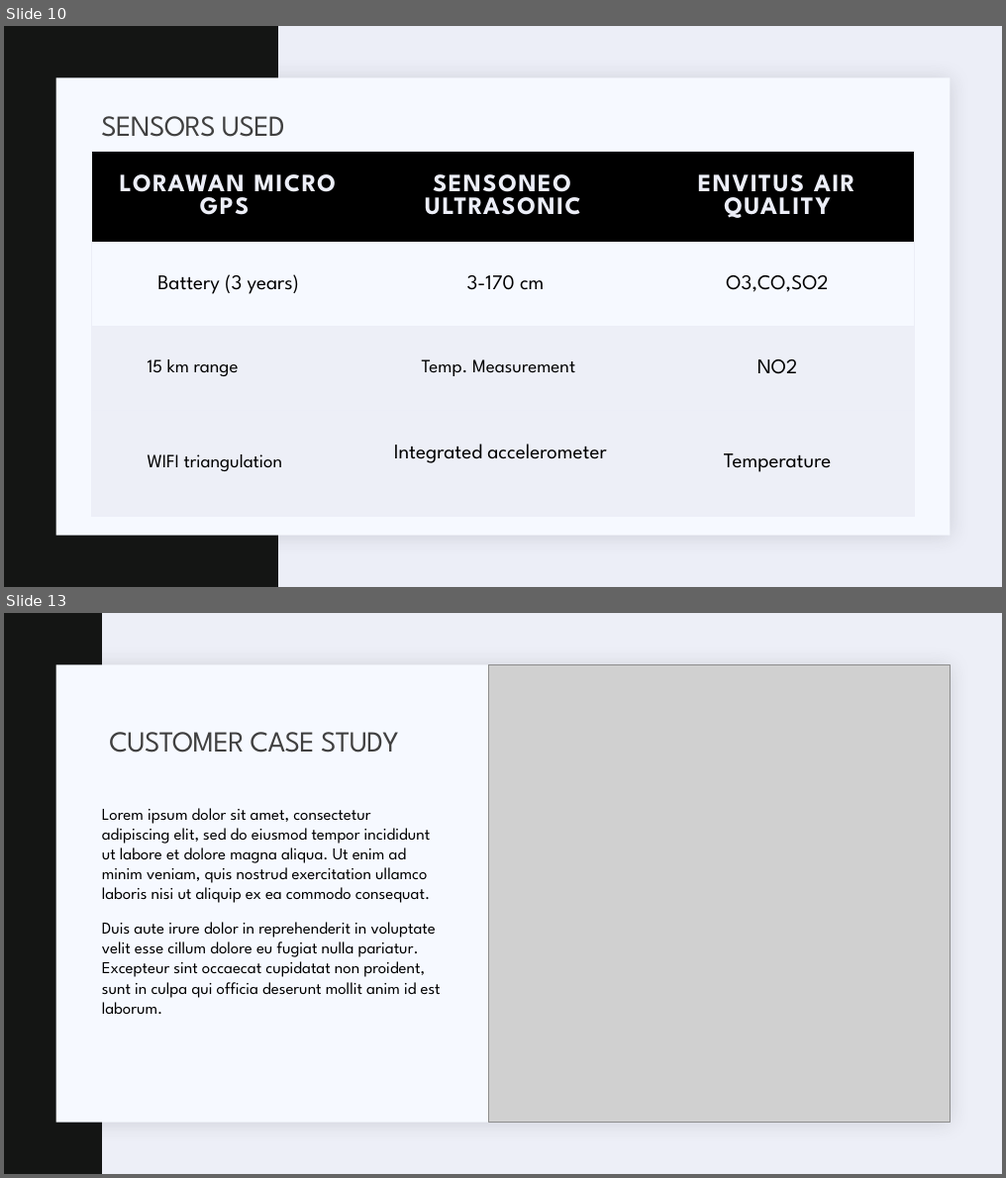
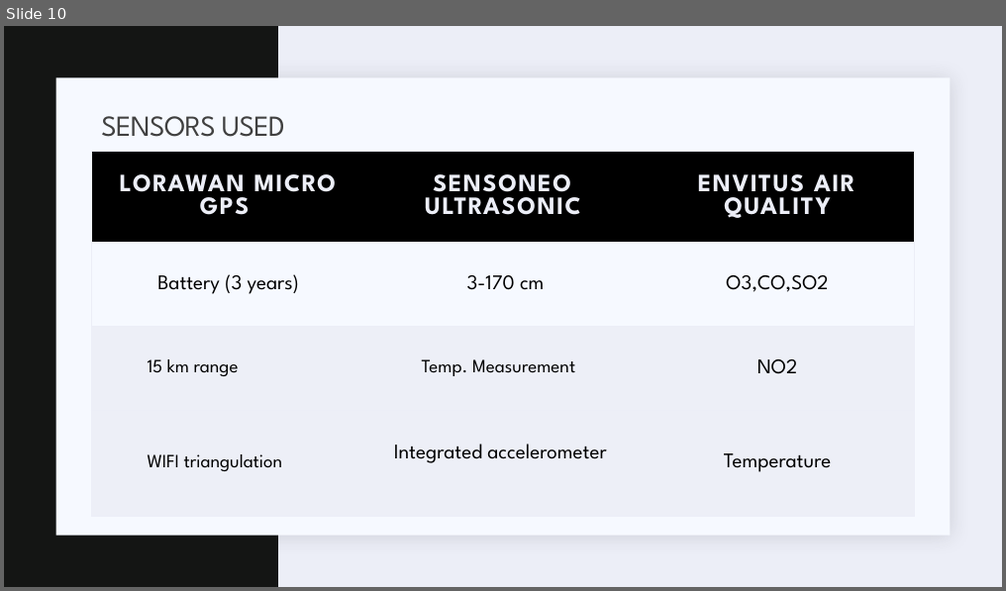
Before and after one commit to marios-stam/Project_IOT, a slide deck: Powerpoints/First Presentation/Waste-management-Final.pptx. Shown one above the other, each under a label of ours: slides 10 and 13 before the commit, slide 10 after it; the slides between them are not shown. The pictures are 1006x1178 and 1006x591 pixels, drawn with LibreOffice and Linux fonts; fonts in the diff are those of the drawing; grey boxes stand for pictures. Boxes give left, top, right and bottom in pixels: in the first picture for what was removed or moved away, otherwise in the second. Text is boxed around its words. In the diff, an @@ line names an element or a change of style, - is before the commit and + after.

```diff
--- a/Powerpoints/First Presentation/Waste-management-Final.pptx
+++ b/Powerpoints/First Presentation/Waste-management-Final.pptx
@@ slide 13 removed at [4, 613, 1002, 1174], background #EDEFF7; not listed: 1 template element that a slide beside it also shows @@
@@ rectangle removed at [4, 613, 102, 1174] @@
@@ picture removed at [489, 664, 950, 1122] @@
@@ title removed at [109, 732, 399, 753] @@
-CUSTOMER CASE STUDY
@@ text removed at [102, 808, 441, 1014] @@
-Lorem ipsum dolor sit amet, consectetur adipiscing elit, sed do eiusmod tempor incididunt ut labore et dolore magna aliqua. Ut enim ad minim veniam, quis nostrud exercitation ullamco laboris nisi ut aliquip ex ea commodo consequat.
-Duis aute irure dolor in reprehenderit in voluptate velit esse cillum dolore eu fugiat nulla pariatur. Excepteur sint occaecat cupidatat non proident, sunt in culpa qui officia deserunt mollit anim id est laborum.
```
Also in this commit, not shown: 1 slide changed, 1 slide added, 13 other slides removed.
